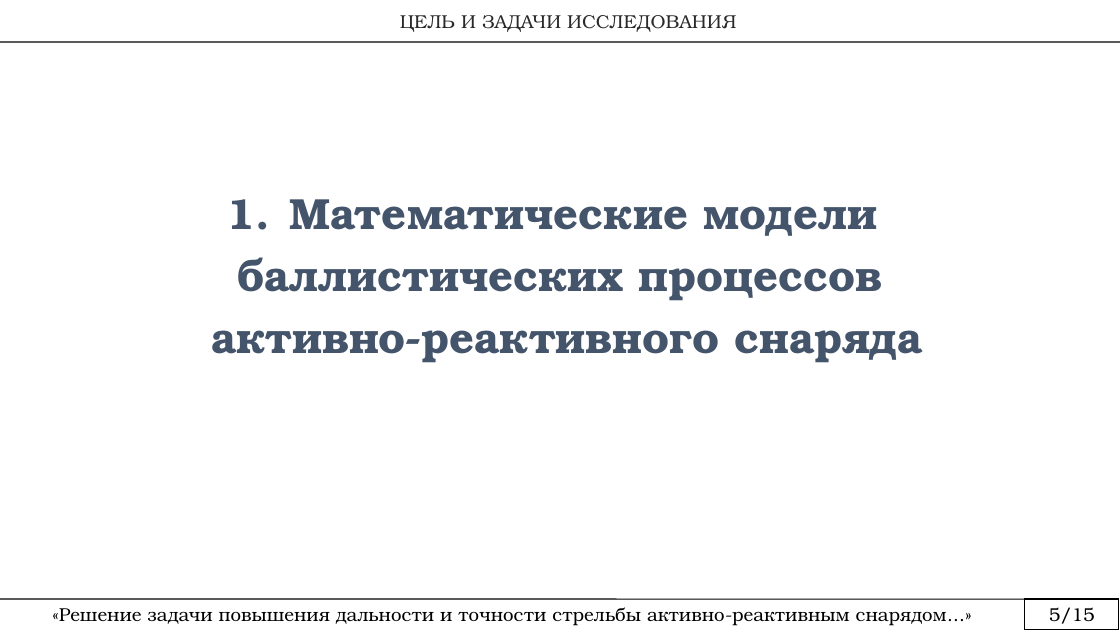
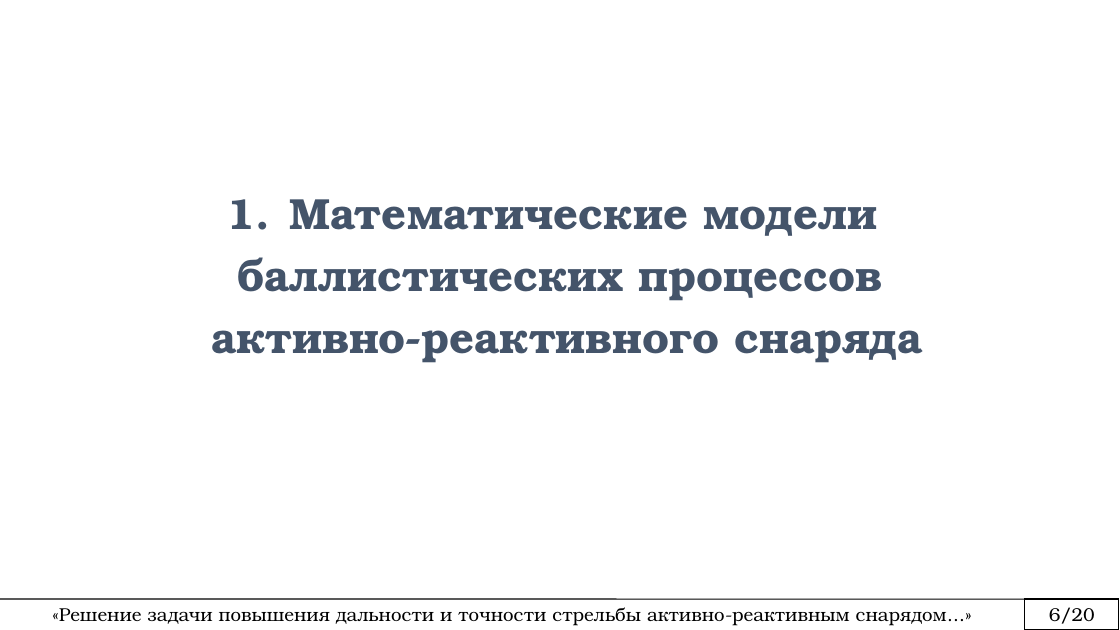
Before and after one commit to rustam-mansurov/cats, a slide deck: slide 6 of Аспирантура/Новье/План диссертации.pptx. Drawn at 1120x630 pixels with LibreOffice and Linux fonts; fonts in the diff are those of the drawing. Boxes give left, top, right and bottom in pixels: in the first picture for what was removed or moved away, otherwise in the second. Text is boxed around its words. In the diff, an @@ line names an element or a change of style, - is before the commit and + after.

```diff
--- a/Аспирантура/Новье/План диссертации.pptx
+++ b/Аспирантура/Новье/План диссертации.pptx
@@ text removed at <box>400,15,736,32</box> @@
-ЦЕЛЬ И ЗАДАЧИ ИССЛЕДОВАНИЯ
@@ line removed from (0, 43) to (1120, 43) @@
@@ text at <box>1049,607,1095,624</box>: text changed @@
-5/15
+6/20
```
Also in this commit, not shown: 17 other slides changed, 1 slide added, 3 slides removed.
